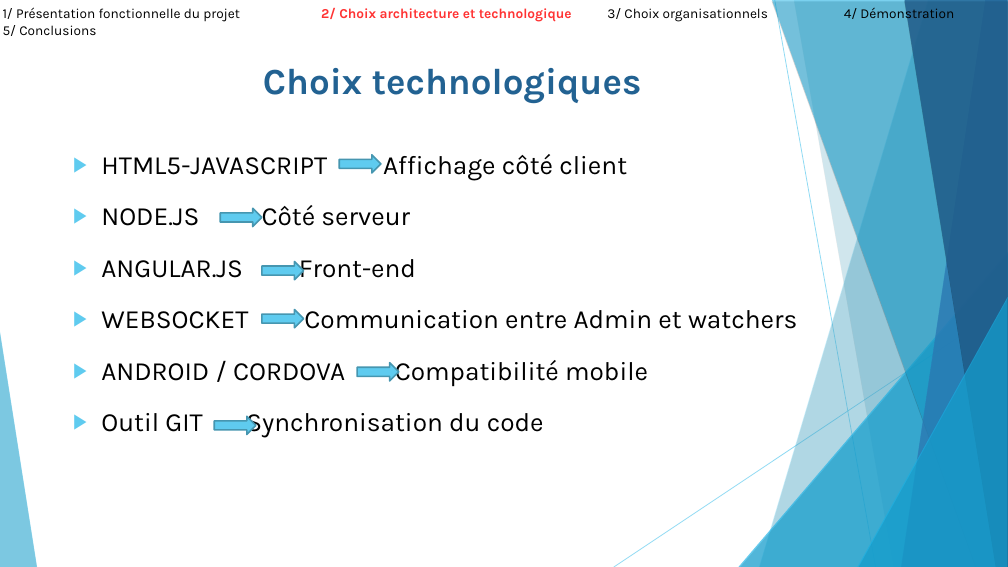
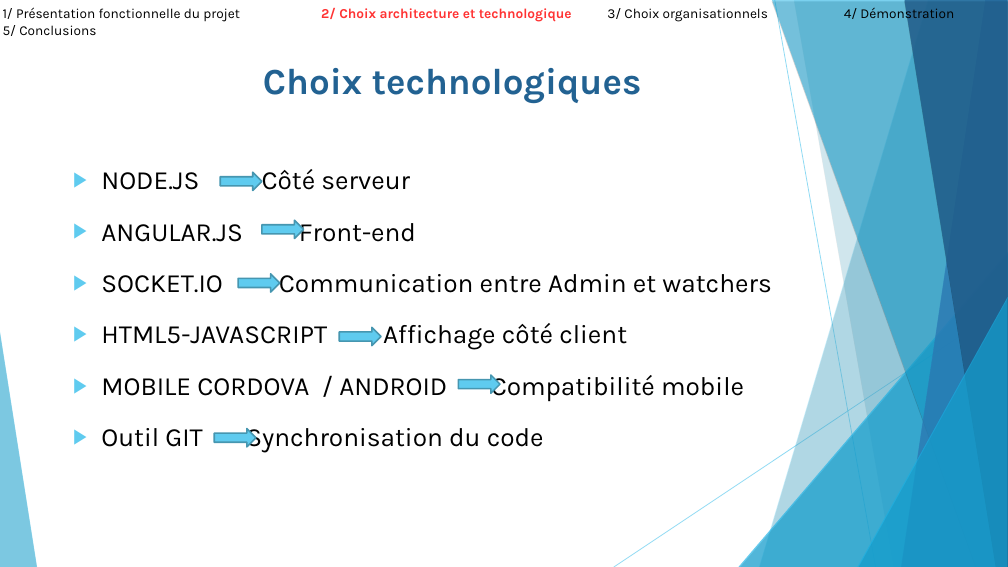
Before and after one commit to ComeBurguburu/AmbianceShowRoom, a slide deck: slide 10 of docs/Presentation orale.odp (slide 8 before the commit). Drawn at 1008x567 pixels with LibreOffice and Linux fonts; fonts in the diff are those of the drawing. Boxes give left, top, right and bottom in pixels: in the first picture for what was removed or moved away, otherwise in the second. Text is boxed around its words. In the diff, an @@ line names an element or a change of style, - is before the commit and + after.

```diff
--- a/docs/Presentation orale.odp
+++ b/docs/Presentation orale.odp
@@ text at (101,154,627,180): paragraph removed @@
-▶ HTML5-JAVASCRIPT Affichage côté client
@@ right arrow: place and size @@
-right arrow at (340,155,381,173)
+right arrow at (220,172,262,191)
@@ right arrow: place and size @@
-right arrow at (220,209,262,227)
+right arrow at (262,220,303,238)
@@ text at (101,274,771,401): text changed @@
-▶ WEBSOCKET Communication entre Admin et watchers
-▶ ANDROID / CORDOVA Compatibilité mobile
+▶ SOCKET.IO Communication entre Admin et watchers
+▶ HTML5-JAVASCRIPT Affichage côté client
+▶ MOBILE CORDOVA / ANDROID Compatibilité mobile
@@ right arrow: place and size @@
-right arrow at (262,262,303,280)
+right arrow at (238,274,280,292)
@@ right arrow: place and size @@
-right arrow at (357,363,399,381)
+right arrow at (340,327,381,346)
@@ right arrow: place and size @@
-right arrow at (262,309,303,327)
+right arrow at (458,375,500,393)
@@ right arrow: place and size @@
-right arrow at (214,417,256,435)
+right arrow at (214,429,256,447)
```
Also in this commit, not shown: 3 other slides changed, 7 slides added, 2 other files.
